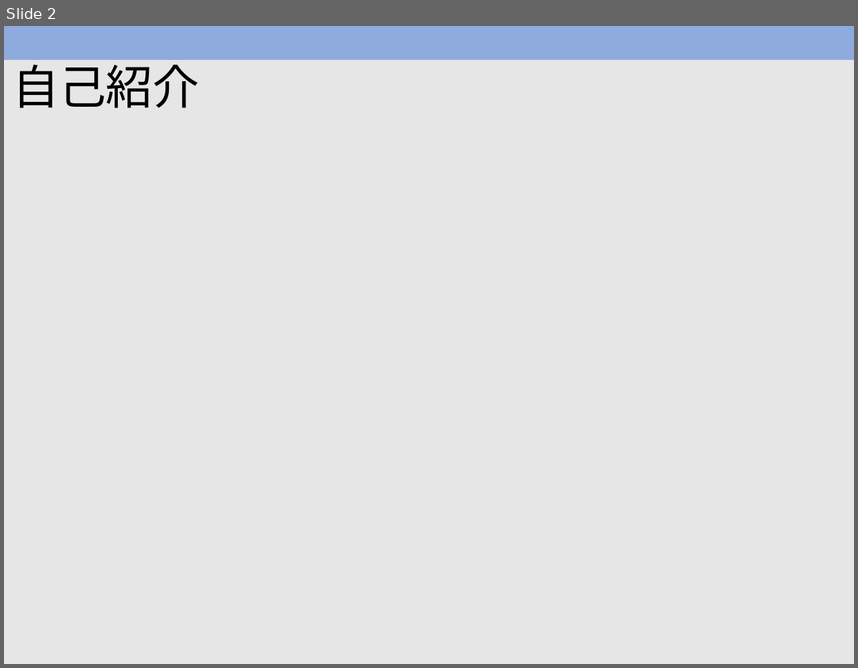
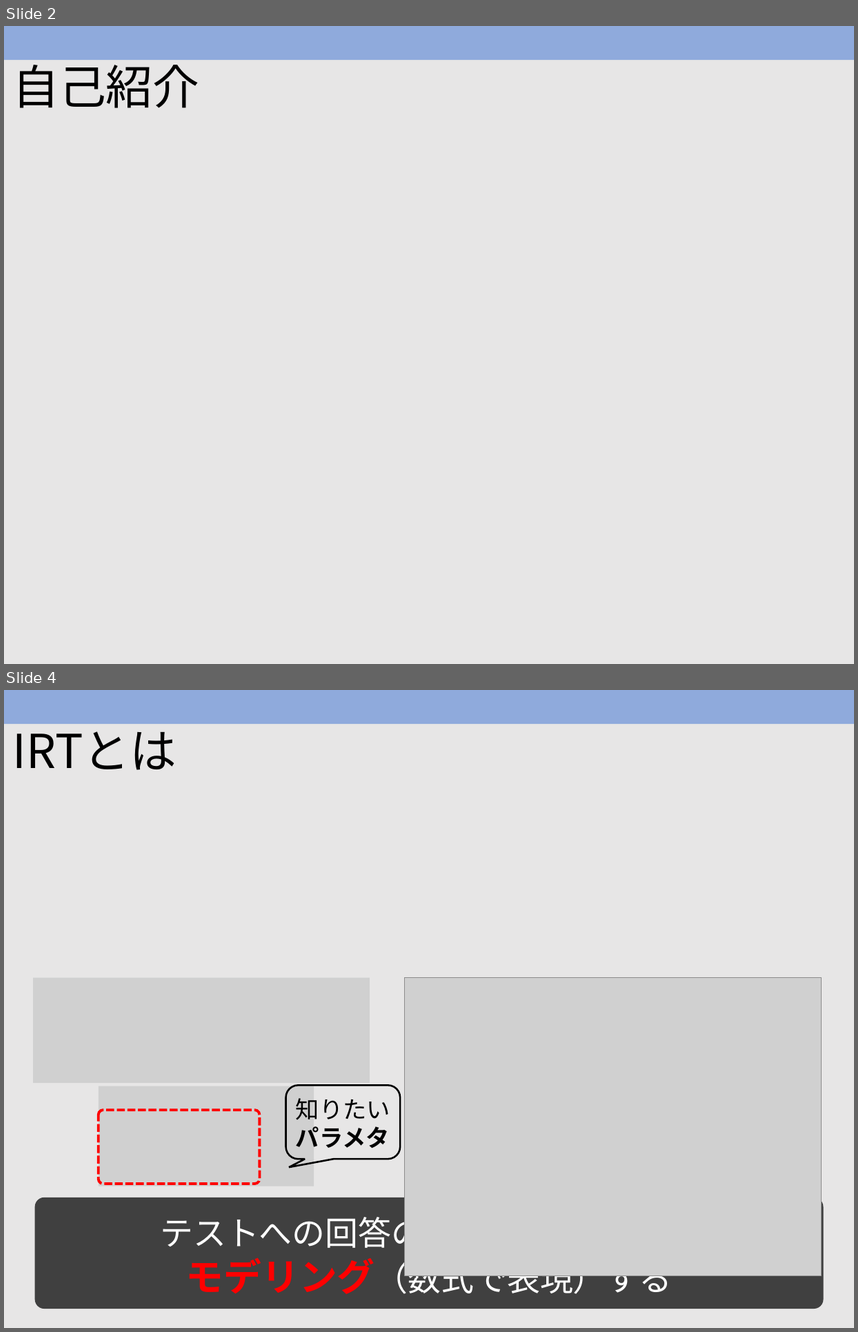
Before and after one commit to takuizum/Sendai.R, a slide deck: Rによる多母集団IRT.pptx. Shown one above the other, each under a label of ours: slide 2 before the commit, slides 2 and 4 after it; the slides between them are not shown. The pictures are 858x668 and 858x1332 pixels, drawn with LibreOffice and Linux fonts; fonts in the diff are those of the drawing; grey boxes stand for pictures. Boxes give left, top, right and bottom in pixels: in the first picture for what was removed or moved away, otherwise in the second. Text is boxed around its words. In the diff, an @@ line names an element or a change of style, - is before the commit and + after.

```diff
--- a/Rによる多母集団IRT.pptx
+++ b/Rによる多母集団IRT.pptx
@@ slide 4 added at bbox=[4, 690, 854, 1328], background #E7E6E6; not listed: 1 template element that a slide beside it also shows @@
@@ title added at bbox=[12, 720, 176, 770], 39.6 pt, text #000000 @@
+IRTとは
@@ picture added at bbox=[33, 977, 370, 1083] @@
@@ picture added at bbox=[404, 977, 821, 1275] @@
@@ picture added at bbox=[99, 1086, 314, 1186] @@
@@ rounded speech box added at bbox=[286, 1085, 401, 1159], outline #000000 1.5 pt @@
@@ text added at bbox=[296, 1098, 390, 1147], 20 pt, text #000000 @@
+知りたい
+パラメタ
@@ rounded rectangle added at bbox=[99, 1110, 260, 1184], outline #FF0000 2.25 pt dashed @@
@@ rounded rectangle added at bbox=[34, 1196, 824, 1308], fill #404040, 28 pt, text #FFFFFF @@
+テストへの回答の背後にある能力を
+モデリング（数式で表現）する
```
Also in this commit, not shown: 1 slide changed, 1 other slide added, 2 slides removed, 2 other files.
